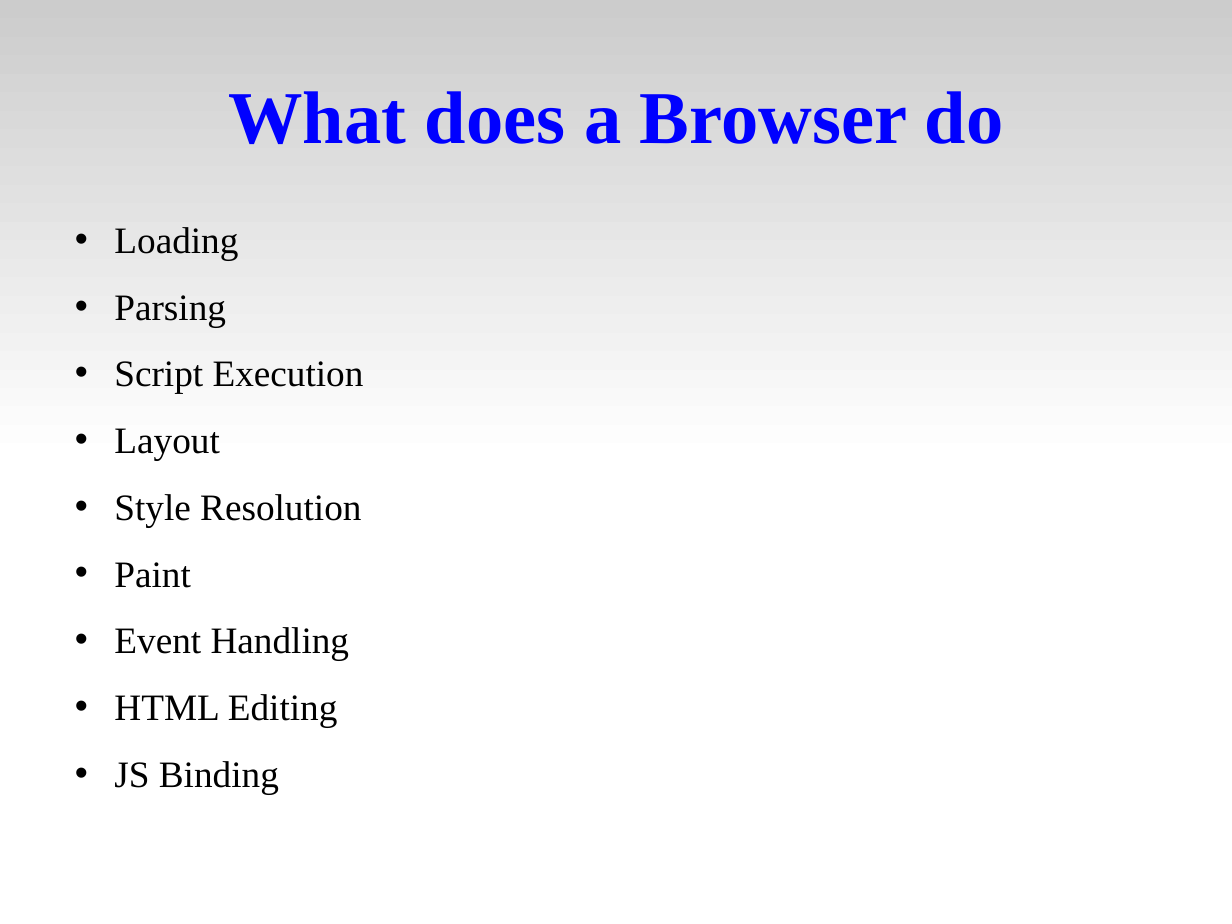
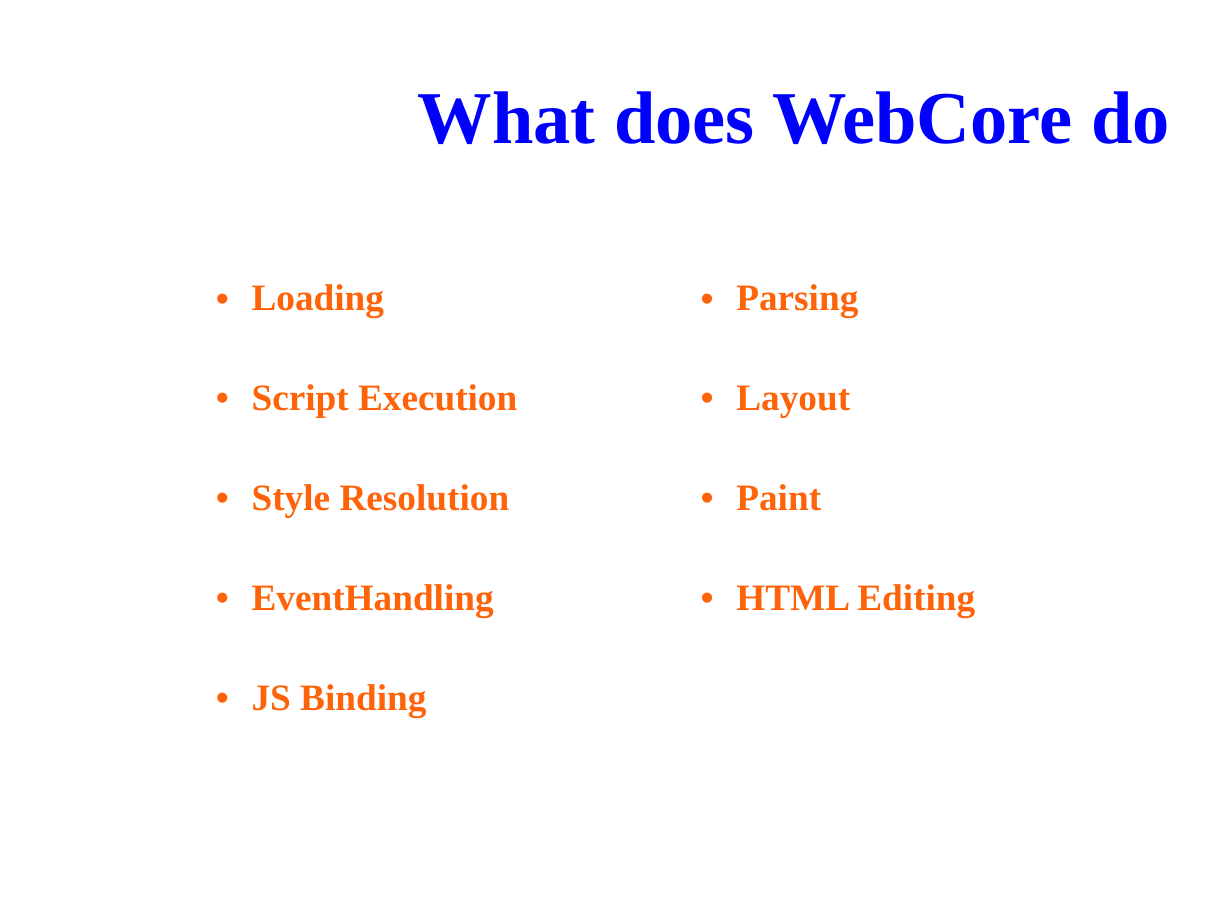
Before and after one commit to tsaicw/browser_research, a slide deck: slide 22 of WebKit/WebKit.odp (slide 8 before the commit). Drawn at 1232x924 pixels with LibreOffice and Linux fonts; fonts in the diff are those of the drawing; background and template pictures are left out. Boxes give left, top, right and bottom in pixels: in the first picture for what was removed or moved away, otherwise in the second. Text is boxed around its words. In the diff, an @@ line names an element or a change of style, - is before the commit and + after.

Commit message:
[WebKit]   Change the presentation's theme.   Modify the "Table of Contents".   Change "Http Protocol" page to "Network Communication" page.   Add "Major Classes for Loading" page.

```diff
--- a/WebKit/WebKit.odp
+++ b/WebKit/WebKit.odp
@@ rectangle removed at box(0, 0, 1232, 462) @@
@@ title at box(418, 91, 1170, 144): text changed @@
-What does a Browser do
+What does WebCore do
@@ text removed at box(114, 227, 364, 794) @@
-• Loading
-• Parsing
-• Script Execution
-• Layout
-• Style Resolution
-• Paint
-• Event Handling
-• HTML Editing
-• JS Binding
@@ table added at box(211, 272, 1182, 771), 5 rows, 2 columns @@
+Loading | Parsing
+Script Execution | Layout
+Style Resolution | Paint
+EventHandling | HTML Editing
+JS Binding | 
```
Also in this commit, not shown: 60 other slides changed, 2 slides added, 1 slide removed.
